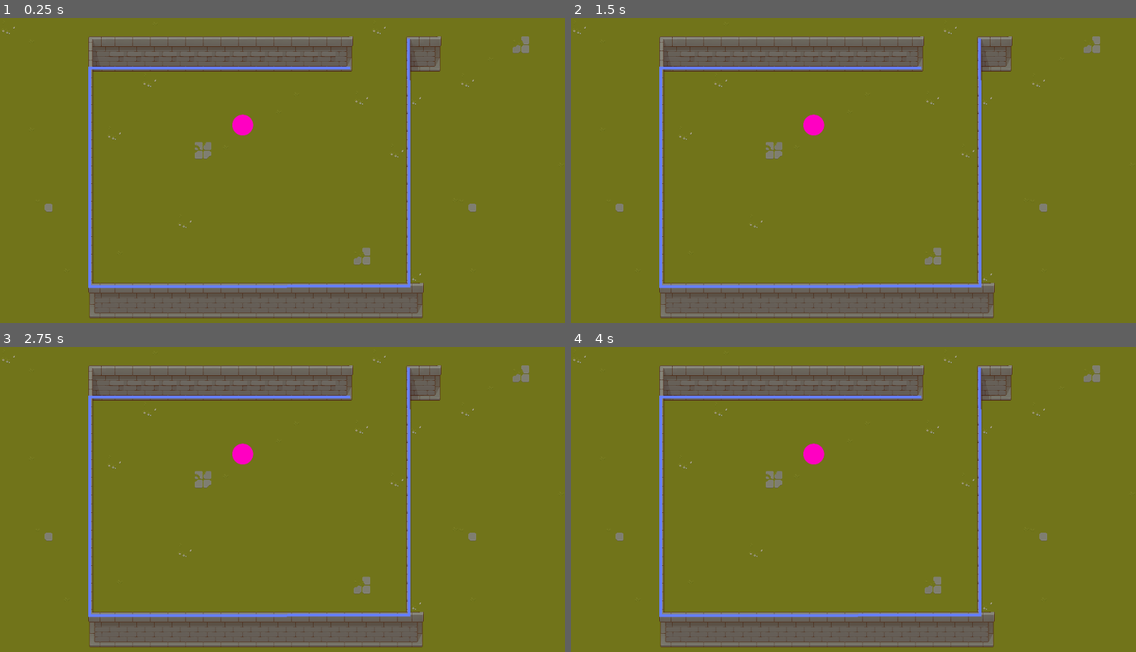
Above: before the commit, frames 1-4 (two rows, left to right).
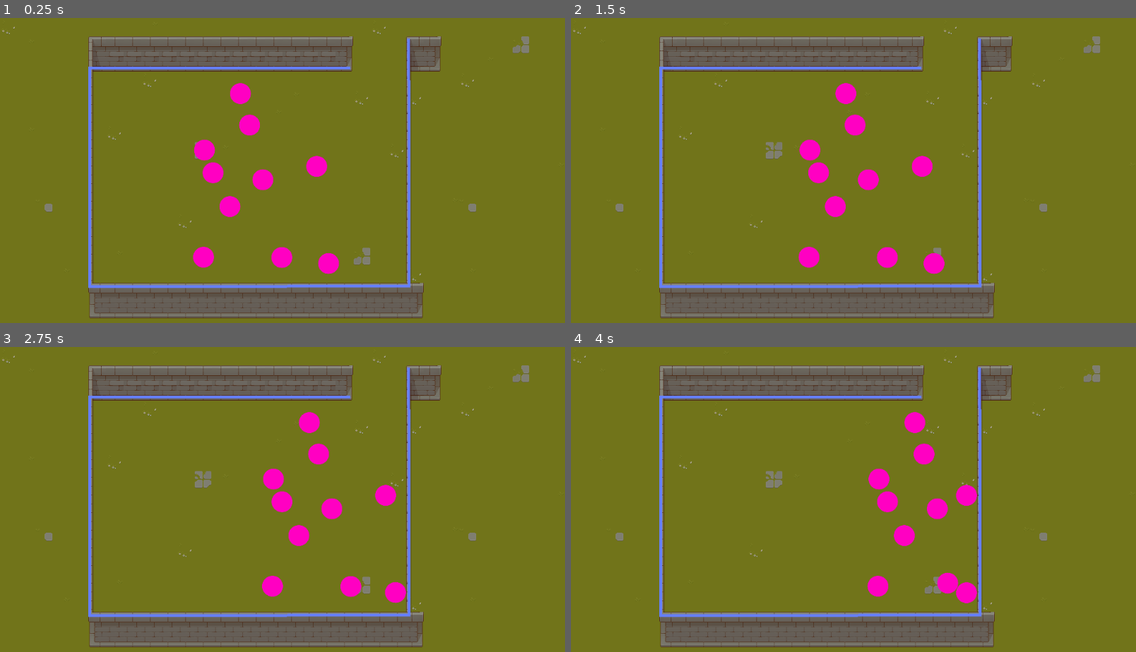
Above: after the commit, the same moments.

Repository: uknowmee/social-force
Game: Godot game, scene res://Test.tscn
Two runs of this game, one before a commit and one after it. Both use one fixed random seed, a clock stepped at 60 frames per second and the inputs below.
Inputs:
- Up to frame 1 (0.25 s): no input
- Up to frame 2 (1.5 s): no input
- Up to frame 3 (2.75 s): no input
- Up to frame 4 (4 s): no input

The runs differ from the first frame. In frame 1, 2.0% of the frame differs, in the area x 34-60%, y 21-85%; in frame 2, 2.3%, in the area x 40-67%, y 21-85%; in frame 3, 2.3%; in frame 4, 2.3%.

Commit message:
desired direction do be selected

Diff:
--- a/Agent.tscn
+++ b/Agent.tscn
@@ -7,8 +7,6 @@
 radius = 35.0
 
 [node name="Agent" type="KinematicBody2D"]
-collision_layer = 2
-collision_mask = 3
 script = ExtResource( 1 )
 
 [node name="Sprite" type="Sprite" parent="."]
@@ -19,29 +17,5 @@
 scale = Vector2( 0.546875, 0.546875 )
 shape = SubResource( 2 )
 
-[node name="Raycasts" type="Node2D" parent="."]
-
-[node name="RayCast2D" type="RayCast2D" parent="Raycasts"]
-enabled = true
-cast_to = Vector2( 150, 0 )
-
-[node name="RayCast2D2" type="RayCast2D" parent="Raycasts"]
-rotation = 0.261799
-scale = Vector2( 1, 1 )
-enabled = true
-cast_to = Vector2( 150, 0 )
-
-[node name="RayCast2D3" type="RayCast2D" parent="Raycasts"]
-rotation = 0.523599
-enabled = true
-cast_to = Vector2( 150, 0 )
-
-[node name="RayCast2D5" type="RayCast2D" parent="Raycasts"]
-rotation = -0.523599
-enabled = true
-cast_to = Vector2( 150, 0 )
-
-[node name="RayCast2D4" type="RayCast2D" parent="Raycasts"]
-rotation = -0.261799
-enabled = true
-cast_to = Vector2( 150, 0 )
+[node name="RayCast2D" type="RayCast2D" parent="."]
+cast_to = Vector2( 100, 0 )
--- a/Test.tscn
+++ b/Test.tscn
@@ -38,7 +38,6 @@
 
 [node name="AgentSpawn" type="Area2D" parent="."]
 script = ExtResource( 2 )
-amount = 1
 target = NodePath("../Target A")
 
 [node name="Shape" type="CollisionShape2D" parent="AgentSpawn"]
--- a/scripts/Agent.gd
+++ b/scripts/Agent.gd
@@ -5,11 +5,11 @@
 
 export var maximumVelocity = 50.0
 export var weight = 1.0
-export var maximumRaycastAngle = 20;
-export var raycastDistance = 150;
+export var maximumRaycastAngle = 30;
+export var raycastDistance = 60;
 export var relaxationTime = 1;
 
-onready var raycasts = $Raycasts.get_children();
+onready var raycast = $RayCast2D;
 
 var velocity = Vector2(0, 0)
 var reached_target = false
@@ -18,33 +18,58 @@
 func _ready():
 	randomize()
 	self.set_radius(radius)
+	raycast.cast_to = Vector2(raycastDistance, 0)
 
-func _process(dt):
+func _process(_dt):
 	if not target:
 		push_warning("Agent has no target");
 		set_process(false);
 		return
 
+	# construct desired velocity from distance and angle
+	var desired_speed = get_desired_speed()
+	var desired_direction = get_desired_direction()
+	var desired_velocity = Vector2(desired_speed, 0);
+	rotation = rotation + desired_direction;
+
+	velocity = move_and_slide(desired_velocity)
 
 	if has_reached_target():
 		print("Agent reached target!")
 		queue_free()
 
-#alpha_des(t)
+func get_desired_speed():
+	var dist = raycast_distance_at_angle(0) / relaxationTime;
+	return min(maximumVelocity, dist);
+
 func get_desired_direction():
-	pass
+	var best_angle = null;
+	var best_distance = null;
+	for step in range(maximumRaycastAngle / 2):
+		for direction in ([1] if step == 0 else [1, -1]):
+			var dir = step * direction
+			var distance = cognitive_heuristic(dir);
+			if best_distance == null or distance > best_distance:
+				best_distance = distance;
+				best_angle = dir;
+	return deg2rad(best_angle)
+
+# d(alpha)
+func cognitive_heuristic(angle):
+	var dist_to_collision = raycast_distance_at_angle(angle);
+	var direction_to_target = position.angle_to_point(target.position);
+	var global_angle = deg2rad(angle) + rotation;
+	var penalty = 2 * raycastDistance * dist_to_collision * cos(direction_to_target - global_angle)
+	return pow(raycastDistance, 2) + pow(dist_to_collision, 2) - penalty;
 
 # f(alpha)
-func get_closest_visible_obstacle():
-	var closest_body = null;
-	var distance_to_body = raycastDistance;
-	for raycast in raycasts:
-		if raycast.is_colliding():
-			var dist = position.distance_to(raycast.get_collision_point());
-			if (dist < distance_to_body):
-				closest_body = raycast.get_collider();
-				distance_to_body = dist;
-	return [closest_body, distance_to_body]
+func raycast_distance_at_angle(angle):
+	raycast.rotation_degrees = angle;
+	raycast.force_raycast_update();
+	if raycast.is_colliding():
+		return position.distance_to(raycast.get_collision_point());
+	else:
+		return raycastDistance;
 
 func set_radius(rd):
 	self.radius = rd
